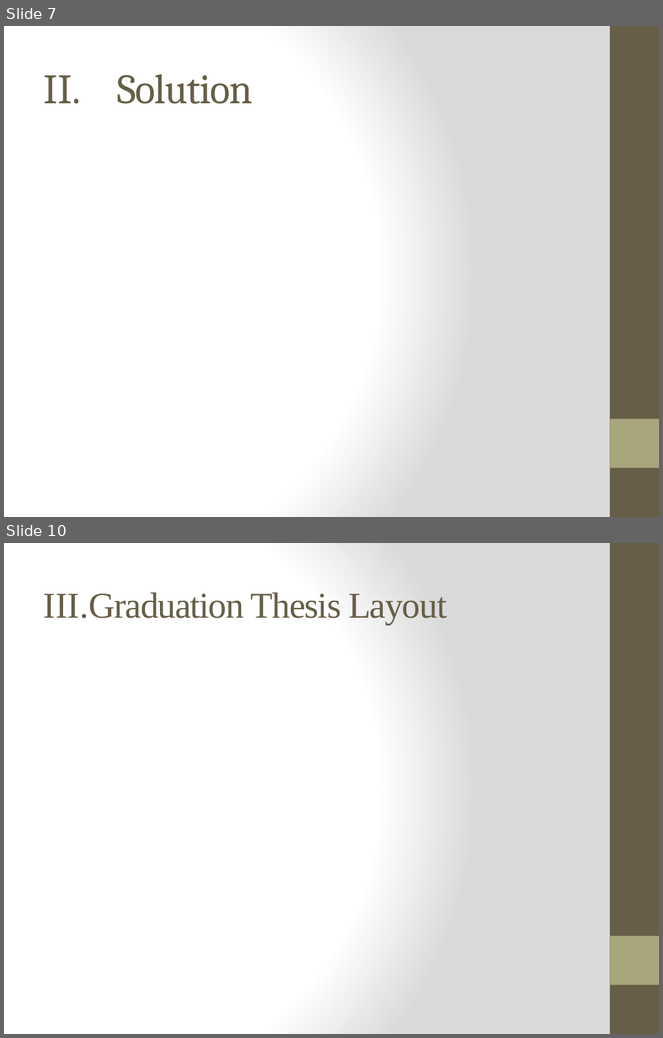
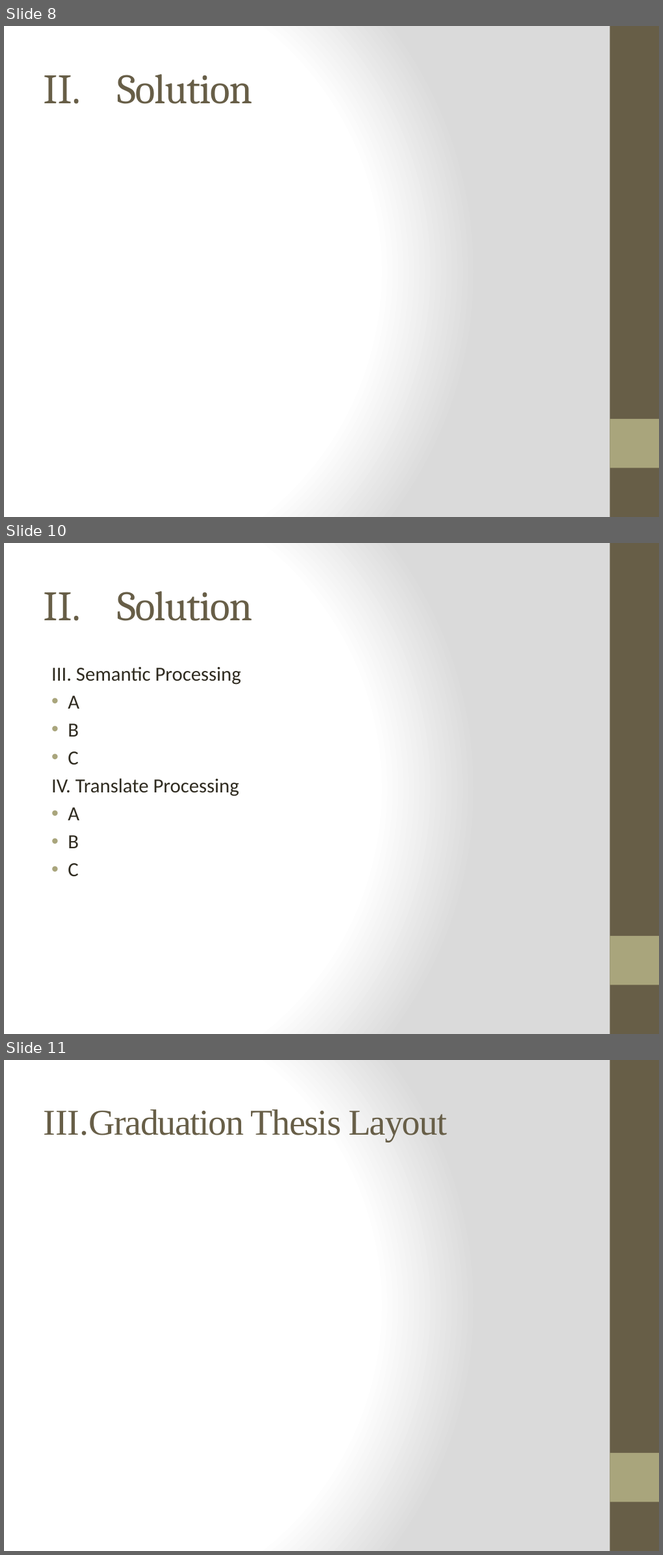
Before and after one commit to hieu292/nom-ocr-android, a slide deck: bao cao tuan/Bao cao tien do.pptx. Shown one above the other, each under a label of ours: slides 7 and 10 before the commit, slides 8, 10 and 11 after it; the slides between them are not shown. The pictures are 663x1038 and 663x1555 pixels, drawn with LibreOffice and Linux fonts; fonts in the diff are those of the drawing. Boxes give left, top, right and bottom in pixels: in the first picture for what was removed or moved away, otherwise in the second. Text is boxed around its words. In the diff, an @@ line names an element or a change of style, - is before the commit and + after.

```diff
--- a/bao cao tuan/Bao cao tien do.pptx
+++ b/bao cao tuan/Bao cao tien do.pptx
@@ slide 10 added at [4,543,659,1034], background gradient #FFFFFF to #DADADA; not listed: 2 template elements that a slide beside it also shows @@
@@ title added at [117,591,252,621], 46 pt, text #675E47 @@
+II. Solution
@@ text added at [51,667,241,877], 22 pt, text #2F2B20 @@
+III. Semantic Processing
+• A
+• B
+• C
+IV. Translate Processing
+• A
+• B
+• C
@@ what was slide 7 is now slide 8 @@
@@ what was slide 10 is now slide 11 @@
```
Also in this commit, not shown: 1 slide changed, 2 other slides added, 2 slides removed, 1 other file.
